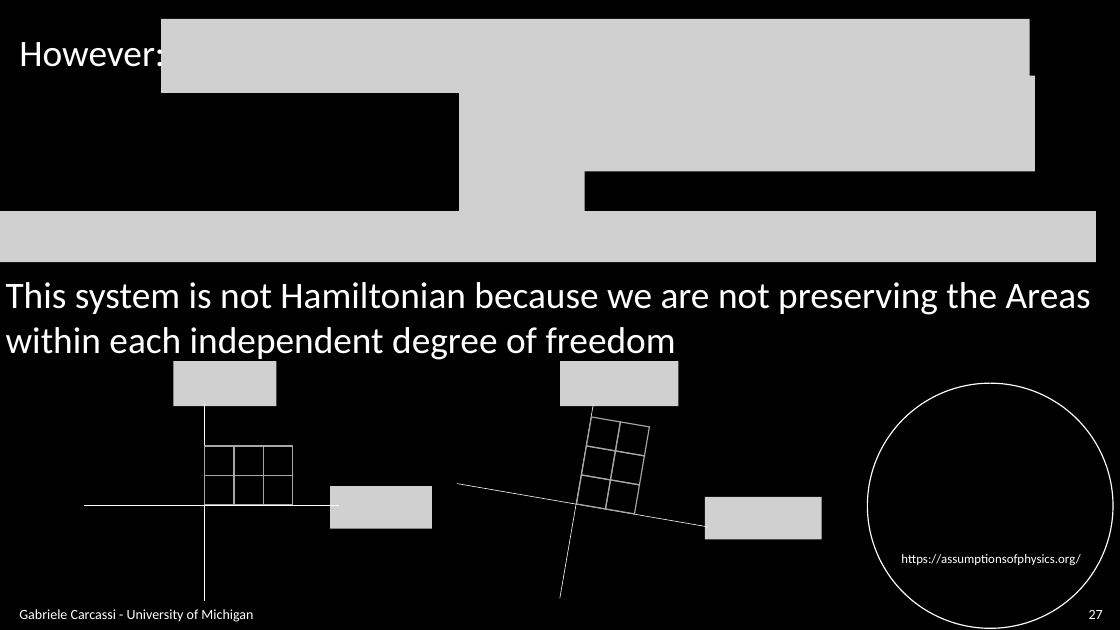
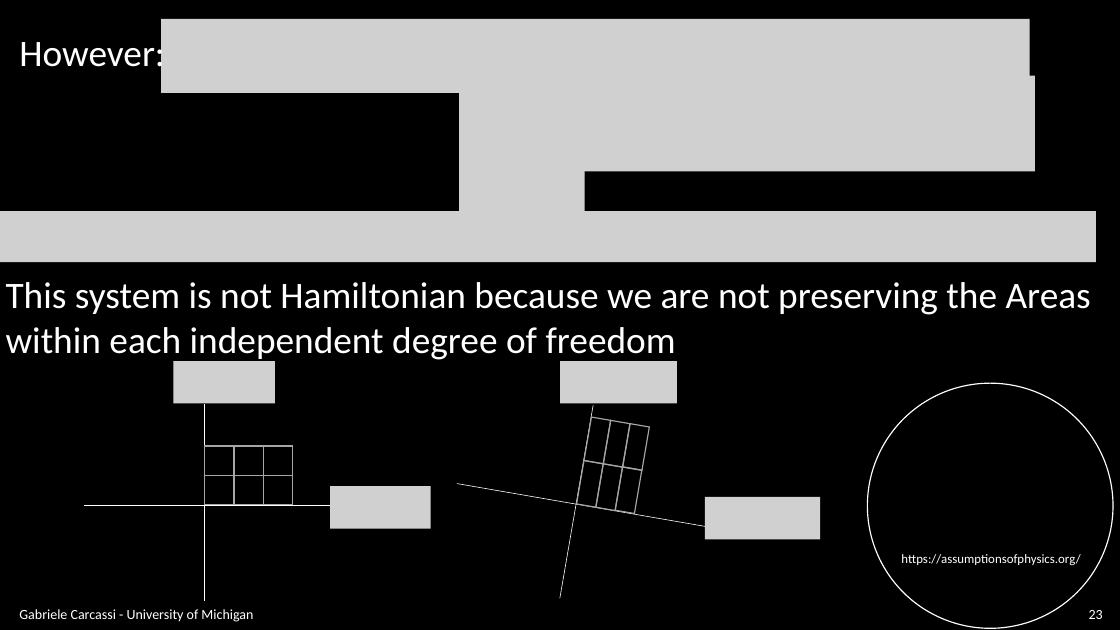
Before and after one commit to assumptionsofphysics/slides, a slide deck: slide 23 of BookCompanions-v2/RP-Class-4.pptx (slide 27 before the commit). Drawn at 1120x630 pixels with LibreOffice and Linux fonts; fonts in the diff are those of the drawing; grey boxes stand for pictures; background and template pictures are left out. Boxes give left, top, right and bottom in pixels: in the first picture for what was removed or moved away, otherwise in the second. Text is boxed around its words. In the diff, an @@ line names an element or a change of style, - is before the commit and + after.

```diff
--- a/BookCompanions-v2/RP-Class-4.pptx
+++ b/BookCompanions-v2/RP-Class-4.pptx
@@ picture: place and size @@
-picture at box(173, 361, 276, 407)
+picture at box(173, 361, 275, 403)
@@ picture: place and size @@
-picture at box(560, 361, 679, 407)
+picture at box(560, 361, 677, 403)
@@ rectangle: place and size @@
-rectangle at box(587, 417, 621, 451)
+rectangle at box(584, 418, 611, 464)
@@ rectangle: place and size @@
-rectangle at box(611, 451, 645, 485)
+rectangle at box(604, 421, 630, 467)
@@ rectangle: place and size @@
-rectangle at box(615, 422, 649, 456)
+rectangle at box(623, 424, 649, 471)
@@ rectangle: place and size @@
-rectangle at box(577, 475, 611, 509)
+rectangle at box(577, 460, 603, 507)
@@ rectangle: place and size @@
-rectangle at box(582, 446, 616, 480)
+rectangle at box(596, 464, 622, 510)
@@ rectangle: place and size @@
-rectangle at box(606, 480, 640, 514)
+rectangle at box(615, 467, 642, 513)
@@ page number at box(1089, 610, 1103, 619): text changed @@
-27
+23
```
Also in this commit, not shown: 19 other slides changed, 10 slides added, 4 slides removed.
